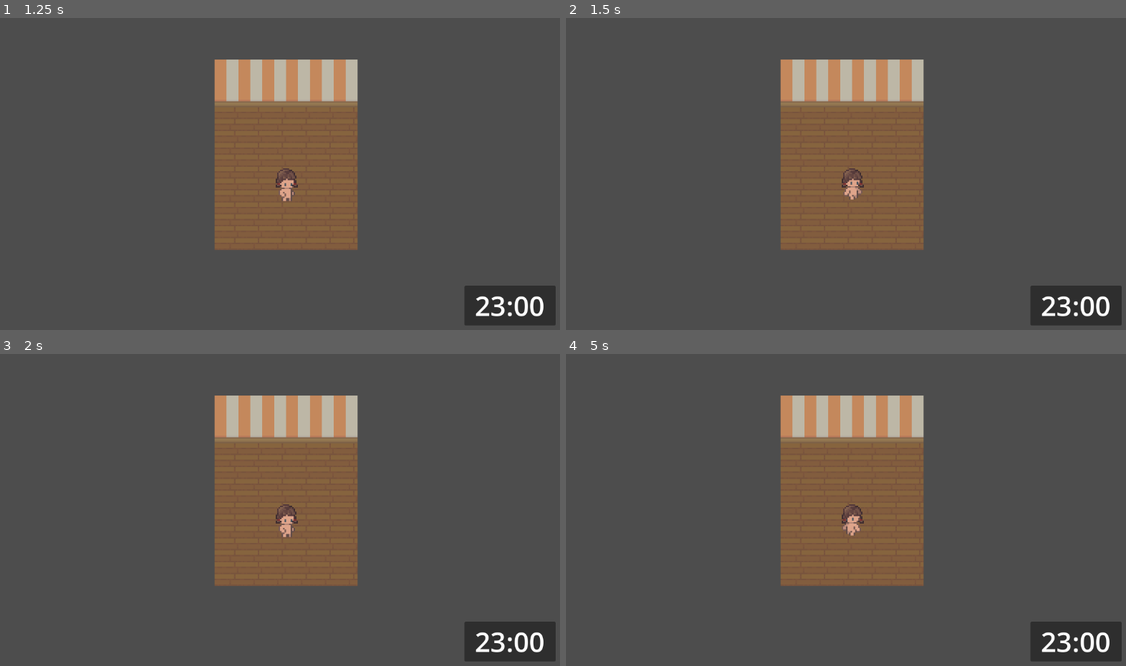
Above: before the commit, frames 1-4 (two rows, left to right).
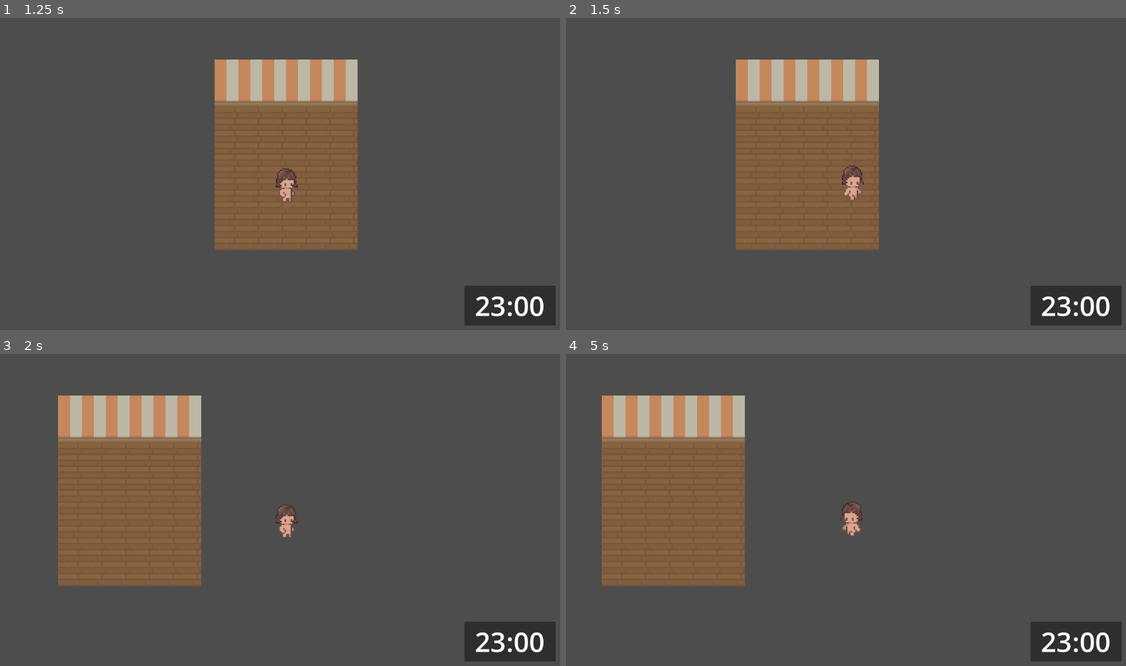
Above: after the commit, the same moments.

Repository: 134148/HauntingDeadline
Game: Godot game, scene res://scenes/titlescreen.tscn
Same seed, same stepped clock (60 frames per second), same inputs: the game is played once before the commit and once after it.
Inputs:
- Up to frame 1 (1.25 s): click "Start Game" at 0.5 s
- Up to frame 2 (1.5 s): tap Enter at 1.25 s; hold D (right) from 1.28 s (still down)
- Up to frame 3 (2 s): keep holding D (right)
- Up to frame 4 (5 s): release D (right) at 2.03 s; hold S (down) 2.03-2.78 s; hold D (right) 2.78-3.53 s; hold W (up) 3.53-4.28 s; hold A (left) from 4.28 s (still down)

Frame 1 is identical in both runs. In frame 2, 11% of the frame differs, in the area x 30-64%, y 13-75%; in frame 3, 31%; in frame 4, 31%, in the area x 6-64%, y 13-75%.
Error before the commit: Invalid access to property or key 'animation' on a base object of type 'null instance'. (res://scripts/speler.gd:31)

Commit message:
Shirt en loop nog niet af

Diff:
--- a/scenes/speler.tscn
+++ b/scenes/speler.tscn
@@ -39,38 +39,6 @@
 atlas = ExtResource("1_eg4ei")
 region = Rect2(224, 0, 32, 34)
 
-[sub_resource type="AtlasTexture" id="AtlasTexture_3n8en"]
-atlas = ExtResource("1_eg4ei")
-region = Rect2(0, 68, 32, 34)
-
-[sub_resource type="AtlasTexture" id="AtlasTexture_re5ni"]
-atlas = ExtResource("1_eg4ei")
-region = Rect2(32, 68, 32, 34)
-
-[sub_resource type="AtlasTexture" id="AtlasTexture_wkl0p"]
-atlas = ExtResource("1_eg4ei")
-region = Rect2(64, 68, 32, 34)
-
-[sub_resource type="AtlasTexture" id="AtlasTexture_1ch2h"]
-atlas = ExtResource("1_eg4ei")
-region = Rect2(96, 68, 32, 34)
-
-[sub_resource type="AtlasTexture" id="AtlasTexture_2fqj6"]
-atlas = ExtResource("1_eg4ei")
-region = Rect2(128, 68, 32, 34)
-
-[sub_resource type="AtlasTexture" id="AtlasTexture_k4s1p"]
-atlas = ExtResource("1_eg4ei")
-region = Rect2(160, 68, 32, 34)
-
-[sub_resource type="AtlasTexture" id="AtlasTexture_qihb5"]
-atlas = ExtResource("1_eg4ei")
-region = Rect2(192, 68, 32, 34)
-
-[sub_resource type="AtlasTexture" id="AtlasTexture_mcsx5"]
-atlas = ExtResource("1_eg4ei")
-region = Rect2(224, 68, 32, 34)
-
 [sub_resource type="SpriteFrames" id="SpriteFrames_lplo0"]
 animations = [{
 "frames": [{
@@ -109,64 +77,35 @@
 "loop": true,
 "name": &"Walking",
 "speed": 7.0
-}, {
-"frames": [{
-"duration": 1.0,
-"texture": SubResource("AtlasTexture_3n8en")
-}, {
-"duration": 1.0,
-"texture": SubResource("AtlasTexture_re5ni")
-}, {
-"duration": 1.0,
-"texture": SubResource("AtlasTexture_wkl0p")
-}, {
-"duration": 1.0,
-"texture": SubResource("AtlasTexture_1ch2h")
-}, {
-"duration": 1.0,
-"texture": SubResource("AtlasTexture_2fqj6")
-}, {
-"duration": 1.0,
-"texture": SubResource("AtlasTexture_k4s1p")
-}, {
-"duration": 1.0,
-"texture": SubResource("AtlasTexture_qihb5")
-}, {
-"duration": 1.0,
-"texture": SubResource("AtlasTexture_mcsx5")
-}],
-"loop": true,
-"name": &"hair_walking",
-"speed": 5.0
 }]
 
 [sub_resource type="AtlasTexture" id="AtlasTexture_4hh77"]
 atlas = ExtResource("1_eg4ei")
 region = Rect2(0, 68, 32, 34)
 
-[sub_resource type="AtlasTexture" id="AtlasTexture_gjejr"]
+[sub_resource type="AtlasTexture" id="AtlasTexture_1flrd"]
 atlas = ExtResource("1_eg4ei")
-region = Rect2(0, 68, 32, 34)
+region = Rect2(96, 68, 32, 34)
+
+[sub_resource type="AtlasTexture" id="AtlasTexture_rp07m"]
+atlas = ExtResource("1_eg4ei")
+region = Rect2(64, 68, 32, 34)
+
+[sub_resource type="AtlasTexture" id="AtlasTexture_j0n3m"]
+atlas = ExtResource("1_eg4ei")
+region = Rect2(160, 68, 32, 34)
 
 [sub_resource type="AtlasTexture" id="AtlasTexture_hmgcj"]
 atlas = ExtResource("1_eg4ei")
 region = Rect2(32, 68, 32, 34)
 
-[sub_resource type="AtlasTexture" id="AtlasTexture_rp07m"]
+[sub_resource type="AtlasTexture" id="AtlasTexture_gjejr"]
 atlas = ExtResource("1_eg4ei")
-region = Rect2(64, 68, 32, 34)
-
-[sub_resource type="AtlasTexture" id="AtlasTexture_1flrd"]
-atlas = ExtResource("1_eg4ei")
-region = Rect2(96, 68, 32, 34)
+region = Rect2(0, 68, 32, 34)
 
 [sub_resource type="AtlasTexture" id="AtlasTexture_f8dos"]
 atlas = ExtResource("1_eg4ei")
 region = Rect2(128, 68, 32, 34)
-
-[sub_resource type="AtlasTexture" id="AtlasTexture_j0n3m"]
-atlas = ExtResource("1_eg4ei")
-region = Rect2(160, 68, 32, 34)
 
 [sub_resource type="AtlasTexture" id="AtlasTexture_a2ew5"]
 atlas = ExtResource("1_eg4ei")
@@ -188,22 +127,22 @@
 }, {
 "frames": [{
 "duration": 1.0,
-"texture": SubResource("AtlasTexture_gjejr")
+"texture": SubResource("AtlasTexture_1flrd")
+}, {
+"duration": 1.0,
+"texture": SubResource("AtlasTexture_rp07m")
+}, {
+"duration": 1.0,
+"texture": SubResource("AtlasTexture_j0n3m")
 }, {
 "duration": 1.0,
 "texture": SubResource("AtlasTexture_hmgcj")
 }, {
 "duration": 1.0,
-"texture": SubResource("AtlasTexture_rp07m")
-}, {
-"duration": 1.0,
-"texture": SubResource("AtlasTexture_1flrd")
+"texture": SubResource("AtlasTexture_gjejr")
 }, {
 "duration": 1.0,
 "texture": SubResource("AtlasTexture_f8dos")
-}, {
-"duration": 1.0,
-"texture": SubResource("AtlasTexture_j0n3m")
 }, {
 "duration": 1.0,
 "texture": SubResource("AtlasTexture_a2ew5")
@@ -213,7 +152,7 @@
 }],
 "loop": true,
 "name": &"hair_walking",
-"speed": 5.0
+"speed": 7.0
 }]
 
 [sub_resource type="CapsuleShape2D" id="CapsuleShape2D_3n8en"]
@@ -227,13 +166,14 @@
 [node name="animatie_speler" type="AnimatedSprite2D" parent="." unique_id=104888703]
 unique_name_in_owner = true
 sprite_frames = SubResource("SpriteFrames_lplo0")
-animation = &"Idle"
+animation = &"Walking"
 autoplay = "Idle"
 
 [node name="animatie_haar" type="AnimatedSprite2D" parent="." unique_id=683366380]
+unique_name_in_owner = true
 position = Vector2(0, 2)
 sprite_frames = SubResource("SpriteFrames_4ro78")
-animation = &"hair_idle"
+animation = &"hair_walking"
 
 [node name="CollisionShape2D" type="CollisionShape2D" parent="." unique_id=111746218]
 position = Vector2(0, 5)
--- a/scripts/speler.gd
+++ b/scripts/speler.gd
@@ -4,30 +4,34 @@
 var character_direction : Vector2
 
 func _physics_process(delta):
-	character_direction.x = Input.get_axis("left","right")
-	character_direction.y = Input.get_axis("up","down")
+
+	character_direction.x = Input.get_axis("left", "right")
+	character_direction.y = Input.get_axis("up", "down")
 	character_direction = character_direction.normalized()
 
-	#flip
-	if character_direction.x > 0: %animatie_speler.flip_h = false
-	elif character_direction.x < 0: %animatie_speler.flip_h = true
+	# Flip sprites
+	if character_direction.x > 0:
+		%animatie_speler.flip_h = false
+		%animatie_haar.flip_h = false
+	elif character_direction.x < 0:
+		%animatie_speler.flip_h = true
+		%animatie_haar.flip_h = true
 
-	if character_direction:
+	# Movement
+	if character_direction != Vector2.ZERO:
 		velocity = character_direction * movement_speed
-		if %animatie_speler.animation != "Walking": %animatie_speler.animation = "Walking"
+
+		if %animatie_speler.animation != "Walking":
+			%animatie_speler.animation = "Walking"
+		if %animatie_haar.animation != "hair_walking":
+			%animatie_haar.play("hair_walking")
+
 	else:
 		velocity = velocity.move_toward(Vector2.ZERO, movement_speed)
-		if %animatie_speler.animation != "Idle": %animatie_speler.animation = "Idle"
 
-	#flip haar
-	if character_direction.x > 0: %animatie_haar.flip_h = false
-	elif character_direction.x < 0: %animatie_haar.flip_h = true
-
-	if character_direction:
-		velocity = character_direction * movement_speed
-		if %animatie_haar.animation != "hair_walking": %animatie_haar.animation = "hair_walking"
-	else:
-		velocity = velocity.move_toward(Vector2.ZERO, movement_speed)
-		if %animatie_haar.animation != "hair_idle": %animatie_haar.animation = "hair_idle"
+		if %animatie_speler.animation != "Idle":
+			%animatie_speler.animation = "Idle"
+		if %animatie_haar.animation != "hair_idle":
+			%animatie_haar.animation = "hair_idle"
 
 	move_and_slide()
